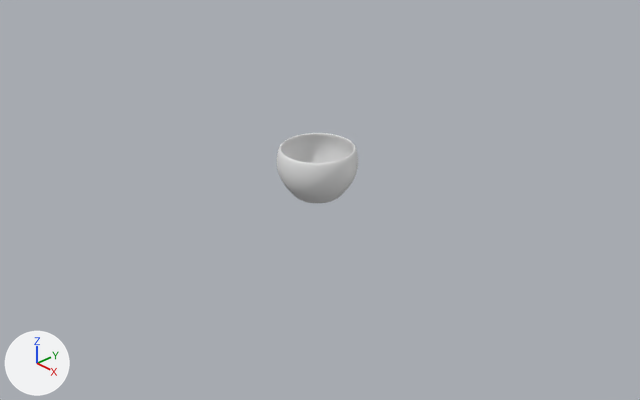
The Blender file BLENDER/ClothNapkin/ClothNapkin.blend: old version first, new version second.
Before and after are seen from a camera (50 mm lens) standing at (14.33, -13.4, 9.09) and looking at (0.28, -0.18, -0.89). Every picture has the same lights, and +X, +Y and +Z are marked at lower left.

Before the edit, the objects in view are built like this:
```python
me_sphere = bpy.data.meshes.new('Sphere')
me_sphere.from_pydata(...)  # 10498 vertices, 10496 faces; spans x -0.99..0.99, y -0.99..0.99, z -0.9..0.36
ob_sphere = bpy.data.objects.new('Sphere', me_sphere)
ob_sphere.location = (0.0, 0.0, 0.0)
```
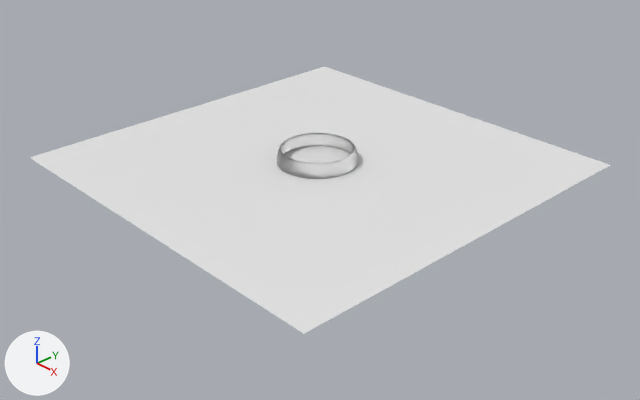
Changed parts and their boxes [x1, y1, x2, y2] in the pictures (640 x 400 px):
'Plane', added
    after: [29, 67, 610, 334]
'Sphere', recoloured (grey to white)
    both: [277, 133, 358, 203]

What changed in the scene script:
```text
Add mat_material_001:
    mat_material_001 = bpy.data.materials.new('Material.001')
    mat_material_001.use_nodes = True; mat_material_001.node_tree.nodes.clear()
    _N = mat_material_001.node_tree.nodes; _L = mat_material_001.node_tree.links
    n0 = _N.new('ShaderNodeOutputMaterial'); n0.name = 'Material Output'
    n1 = _N.new('ShaderNodeBsdfGlass'); n1.name = 'Glass BSDF'
    n1.distribution = 'BECKMANN'
    n1.inputs[1].default_value = 0.5  # 'Roughness'
    n1.inputs[2].default_value = 1.45  # 'IOR'
    _L.new(n1.outputs[0], n0.inputs[0])  # 'BSDF' to 'Surface'
Change me_sphere:
    where me_sphere.from_pydata(...)  # 10498 vertices, 10496 faces; spans x -0.99..0.99, y -0.99..0.99, z -0.9..0.36
    add me_sphere.materials.append(mat_material_001)
Add me_plane:
    me_plane.from_pydata([(-1.0, -1.0, 0.0), (1.0, -1.0, 0.0), (-1.0, 1.0, 0.0), (1.0, 1.0, 0.0)], [], [(0, 1, 3, 2)])
Add ob_plane:
    ob_plane = bpy.data.objects.new('Plane', me_plane)
    ob_plane.location = (0.0, 0.0, 0.0)
    ob_plane.scale = (5.0, 5.0, 5.0)
```
